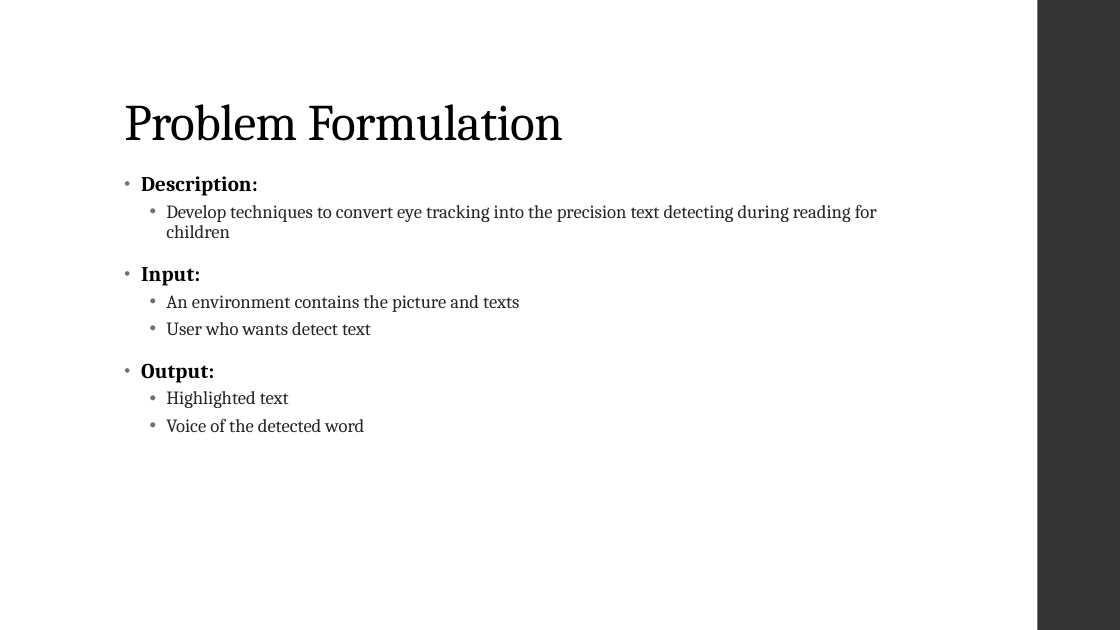
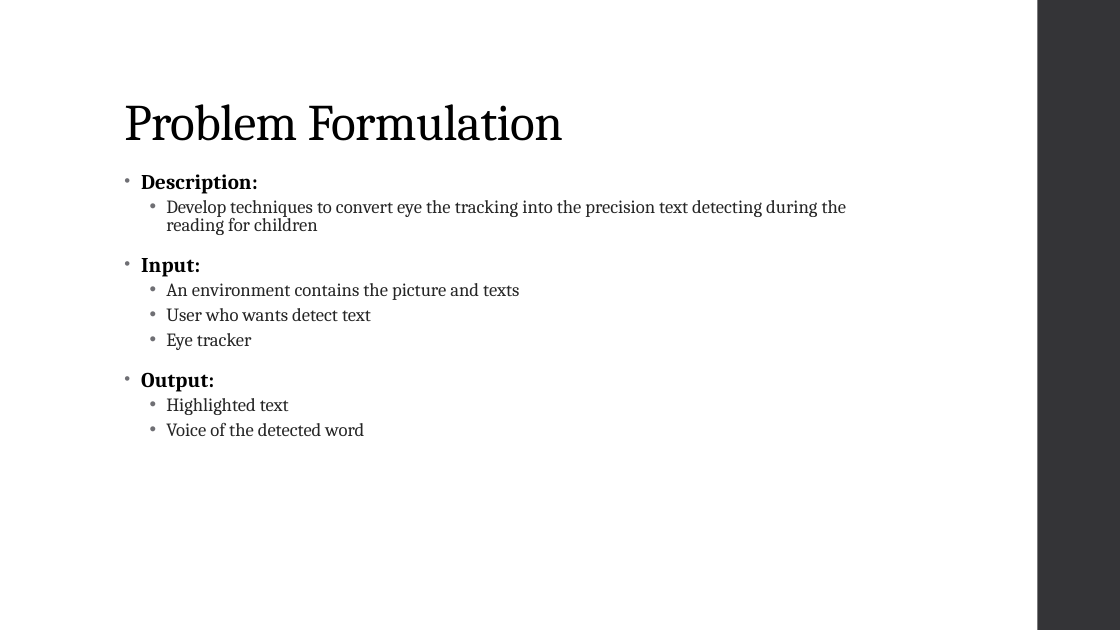
Before and after one commit to diederichk/StepCounter, a slide deck: slide 2 of FinalPresentation/FinalPresentation-v2.pptx. Drawn at 1120x630 pixels with LibreOffice and Linux fonts; fonts in the diff are those of the drawing. Boxes give left, top, right and bottom in pixels: in the first picture for what was removed or moved away, otherwise in the second. Text is boxed around its words. In the diff, an @@ line names an element or a change of style, - is before the commit and + after.

```diff
--- a/FinalPresentation/FinalPresentation-v2.pptx
+++ b/FinalPresentation/FinalPresentation-v2.pptx
@@ text at (141,174,519,436): line spacing 0.95 to 0.85; line spacing 0.9 to 0.8 @@
@@ text at (166,200,847,235): text changed @@
-  • Develop techniques to convert eye tracking into the precision text detecting during reading for children
+  • Develop techniques to convert eye the tracking into the precision text detecting during the reading for children
@@ text at (166,333,252,350): paragraph added @@
+  • Eye tracker
```
Also in this commit, not shown: 4 other slides changed.
